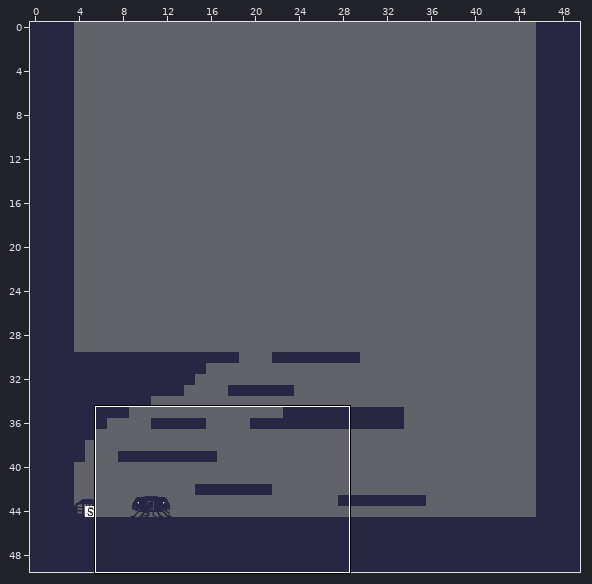
An edit to a level. Tiled map, assets/maps/main.tmx. Above: a wide view before the commit, with the close-up outlined.
Close-up. Before:
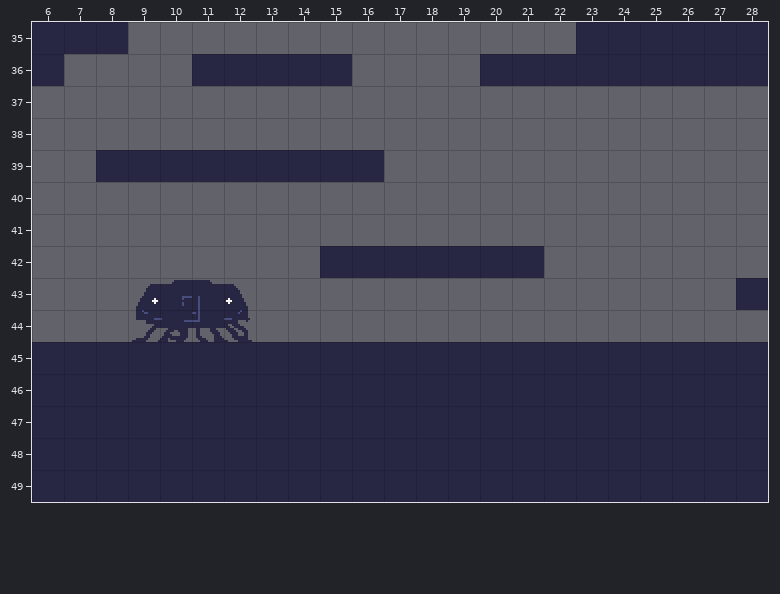
Cells are 16x16 px. Shown: x 6..28, y 35..49. The commit also changed other parts of the map, which this record leaves out.
And afterwards:
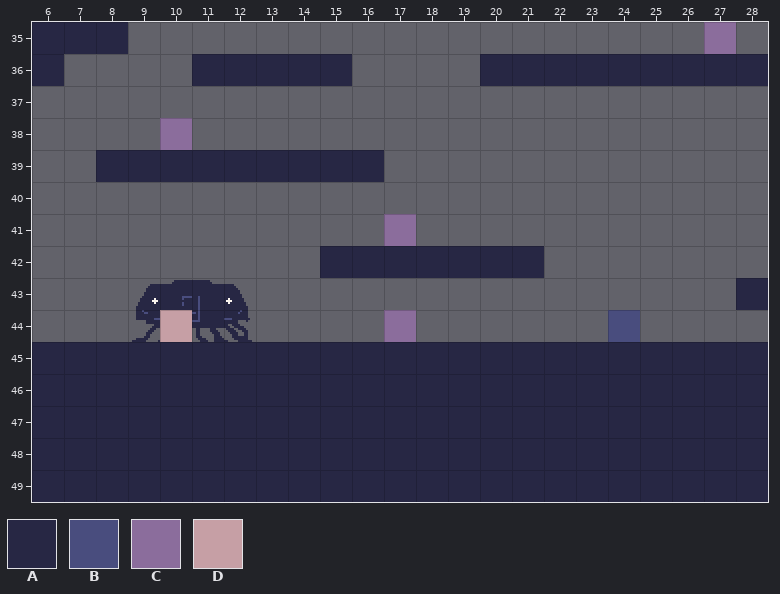
Key: from "main": A 0, B 1, C 2, D 3.
_ is an empty cell.
Objects are placed by their top-left corner, in cells (3,4 is the top-left corner of cell 3,4); size is 1x1 cell unless given.
Tiles replaced or removed in this view: A.
Diff:
Changed rows in their new state; . is an unchanged cell.
Layer "collisions":
first column x 23:
35 ______
Layer "spawners" (now shown):
added: C "cat" at 27,35
added: C "cat" at 10,38
added: C "cat" at 17,41
added: D "hero" at 10,44
added: C "cat" at 17,44
added: B "mob" at 24,44
